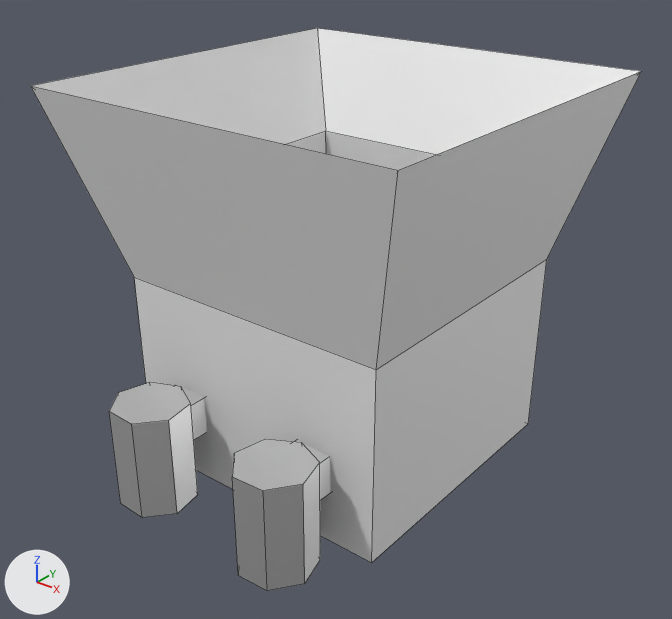
Two versions of the FBX model Assets/Meshes/Gameplay/Incinerator.fbx, one commit apart.
One viewpoint serves both versions: a 50 mm lens placed at (1.349, -1.723, 1.448), pointed at (0.025, -0.068, 0.422). Lighting does not change. The marker at lower left points along +X, +Y and +Z. Mesh edges are drawn as thin lines. Where no turn or scale is listed for an object, it has been applied to the vertices.
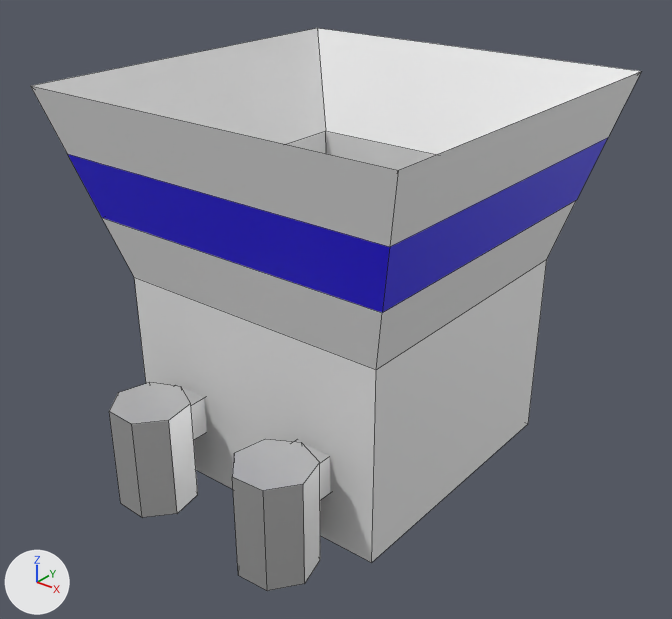
Location of each change, [x1, y1, x2, y2] in pixels of the pictures (672 x 619 px):
part 1 of me_mesh, built on
    both: [31, 72, 641, 370]

Edits to the bpy script that builds the scene:
```text
Add mat_material_005:
    mat_material_005 = principled_material('Material.005')
    mat_material_005.base_color = (0.0141, 0.0, 0.8)  # blue #2000e7
Change me_mesh:
    where me_mesh.from_pydata(...)  # 64 vertices, 42 faces; spans x -0.506..0.506, y -0.592..0.506, z 0.0..0.986
    used by ob_box002; location = (0.0, 0.0, 0.0)
    verts and faces of me_mesh; kept vertices keep their numbers, new ones are numbered from 64
    before: 4 (-0.506, -0.506, 0.986) at pixel (30, 85), 5 (-0.506, 0.506, 0.986) at pixel (317, 27), 6 (-0.375, -0.375, 0.506) at pixel (134, 277), 7 (0.375, -0.375, 0.506) at pixel (376, 369), 8 (0.375, 0.375, 0.506) at pixel (546, 259)
    before: 9 (-0.375, 0.375, 0.506), 18 (0.506, -0.506, 0.986) at pixel (398, 170), 19 (0.506, 0.506, 0.986) at pixel (641, 71)
    me_mesh part 1
    add delete_faces([(4, 6, 7, 18), (4, 5, 9, 6), (7, 8, 19, 18), (5, 19, 8, 9)])
    add verts[64] = (-0.418, -0.418, 0.666)  # pixel (101, 217)
    add verts[65] = (-0.462, -0.462, 0.826)  # pixel (67, 153)
    add verts[66] = (0.462, -0.462, 0.826)  # pixel (389, 246)
    add verts[67] = (0.418, -0.418, 0.666)  # pixel (382, 312)
    add verts[68] = (-0.418, 0.418, 0.666)
    add verts[69] = (-0.462, 0.462, 0.826)
    add verts[70] = (0.462, 0.462, 0.826)  # pixel (608, 137)
    add verts[71] = (0.418, 0.418, 0.666)  # pixel (576, 199)
    add faces += [(4, 65, 66, 18), (4, 5, 69, 65), (18, 66, 70, 19), (5, 19, 70, 69), (8, 9, 68, 71), (7, 8, 71, 67)]  # mat_material_003 (white #e7e7e7)
    add faces += [(6, 64, 68, 9), (6, 7, 67, 64)]  # mat_material_003 (white #e7e7e7)
    add faces += [(68, 69, 70, 71), (66, 67, 71, 70), (64, 65, 69, 68), (64, 67, 66, 65)]  # mat_material_005 (blue #2000e7)
    add me_mesh.materials.append(mat_material_005)  # blue #2000e7
```
